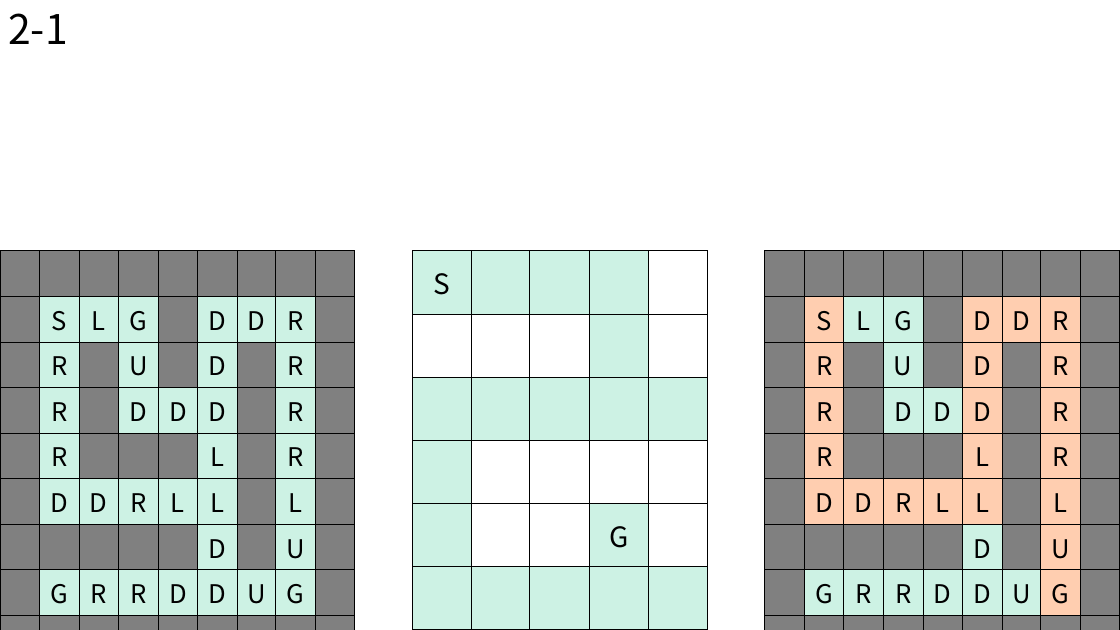
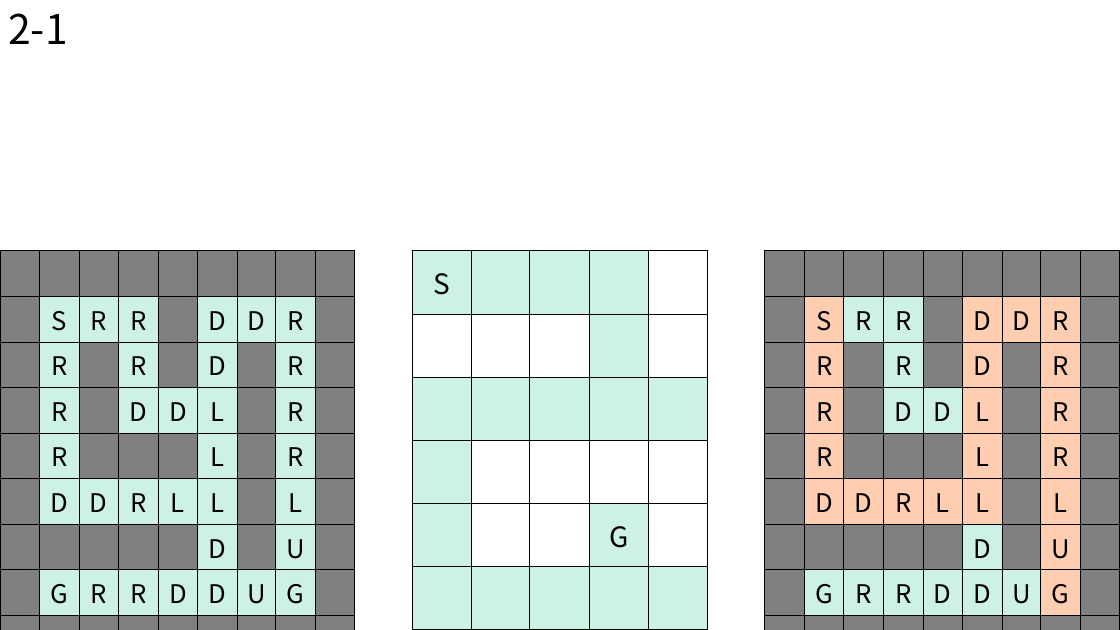
Before and after one commit to BSF0124/Brain-Control, a slide deck: slide 11 of etc/레벨디자인.pptx. Drawn at 1120x630 pixels with LibreOffice and Linux fonts; fonts in the diff are those of the drawing. Boxes give left, top, right and bottom in pixels: in the first picture for what was removed or moved away, otherwise in the second. Text is boxed around its words. In the diff, an @@ line names an element or a change of style, - is before the commit and + after.

```diff
--- a/etc/레벨디자인.pptx
+++ b/etc/레벨디자인.pptx
@@ table at (0,251,355,630) @@
-row 2, column 3: L
+row 2, column 3: R
-row 2, column 4: G
+row 2, column 4: R
-row 3, column 4: U
+row 3, column 4: R
-row 4, column 6: D
+row 4, column 6: L
@@ table at (765,251,1120,630) @@
-row 2, column 3: L
+row 2, column 3: R
-row 2, column 4: G
+row 2, column 4: R
-row 3, column 4: U
+row 3, column 4: R
-row 4, column 6: D
+row 4, column 6: L
```
Also in this commit, not shown: 20 other files.
